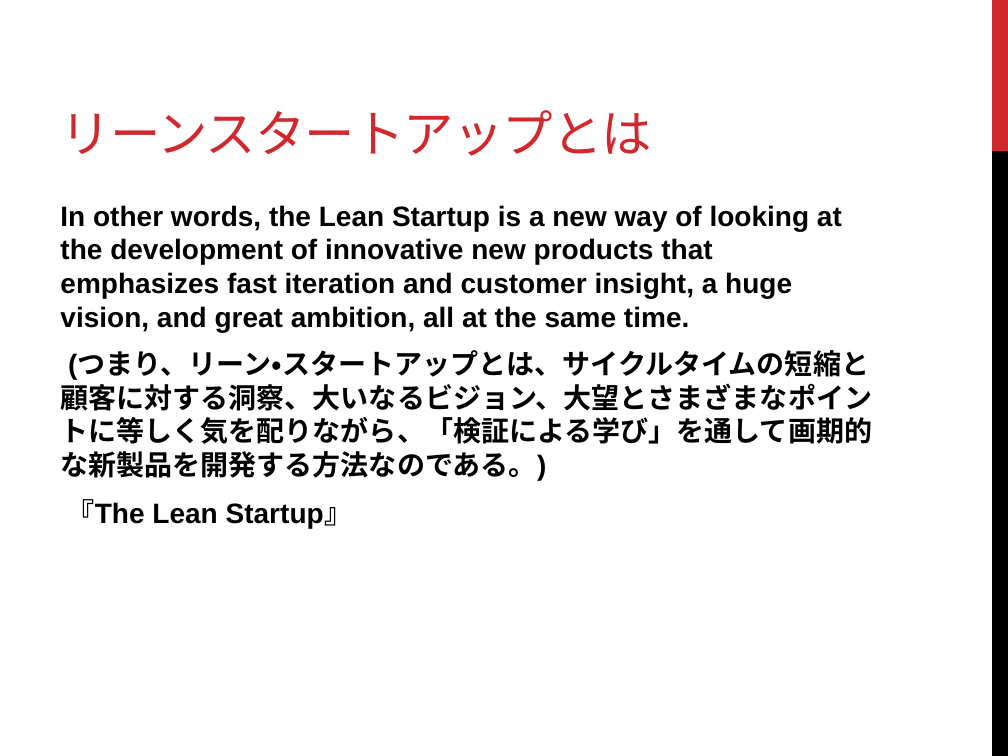
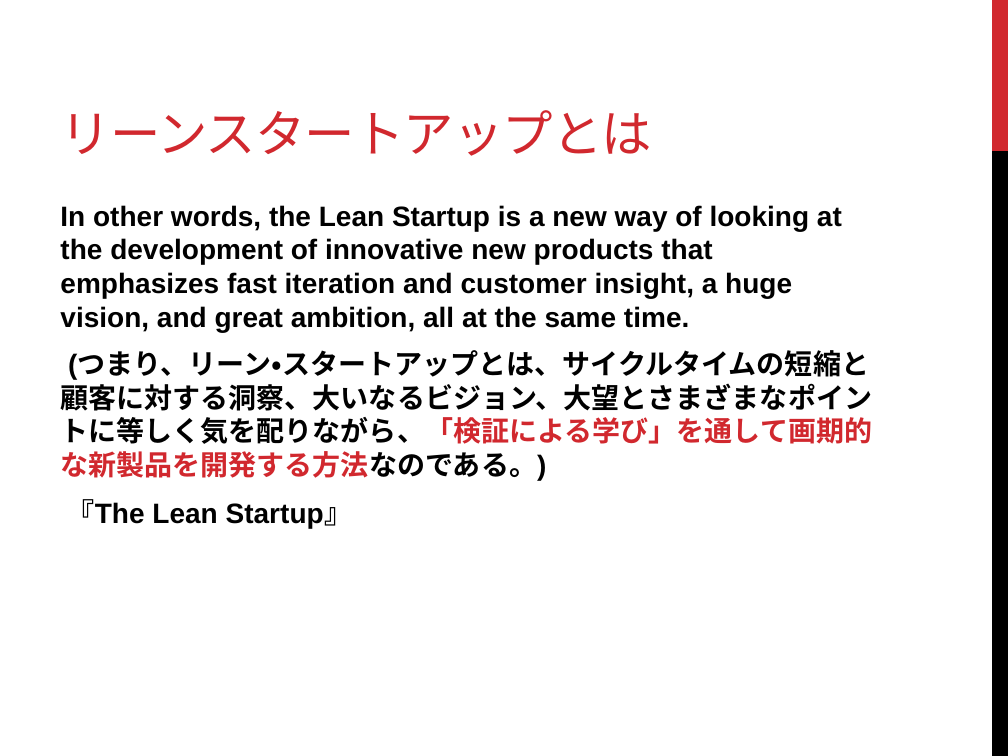
Before and after one commit to k2works/study, a slide deck: slide 9 of ltdd02/LT駆動開発 02 プレゼン.pptx. Drawn at 1008x756 pixels with LibreOffice and Linux fonts; fonts in the diff are those of the drawing. Boxes give left, top, right and bottom in pixels: in the first picture for what was removed or moved away, otherwise in the second. Text is boxed around its words. In the diff, an @@ line names an element or a change of style, - is before the commit and + after.

Commit message:
LT駆動開発第２回プレゼン資料

```diff
--- a/ltdd02/LT駆動開発 02 プレゼン.pptx
+++ b/ltdd02/LT駆動開発 02 プレゼン.pptx
@@ text at [60,352,872,481]: text colour #000000 to #D1282E in "(つまり、リーン・スタートアップとは、サイクルタイムの短縮と顧客に対する洞察、大いなるビジョン、大望とさまざまなポイント ..." @@
```
Also in this commit, not shown: 5 other slides changed, 5 slides added, 9 other files.
